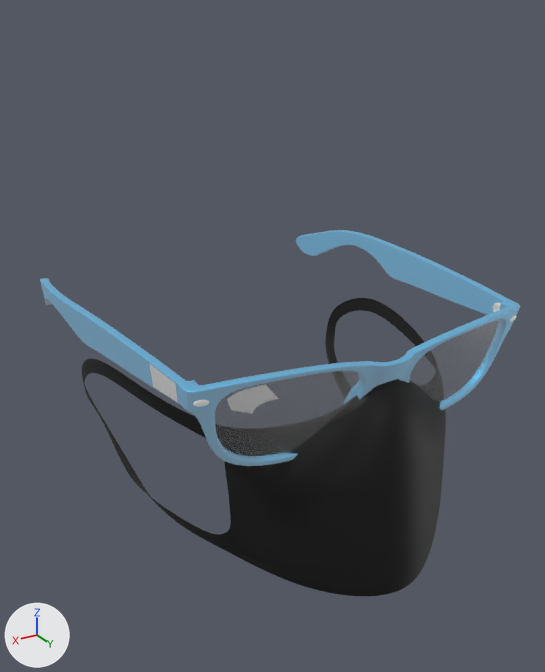
Two versions of the glTF model pocs/face-tracking-occlusion-brfv5/public/assets/models/mask.gltf, one commit apart.
Camera for both pictures: a camera (50 mm lens) standing at (137.0, 162.0, 105.0) and looking at (-5.0, -76.0, -14.0). The lights are fixed; the arrows at lower left show +X, +Y and +Z. Where no turn or scale is listed for an object, it has been applied to the vertices. Vertices at the same position are counted once.

In view in the first picture: 'Mask', 'bow_l_inner', 'bow_r_inner', 'bow_r_outer', 'front', 'front_inner', 'glass', 'logo_important'.
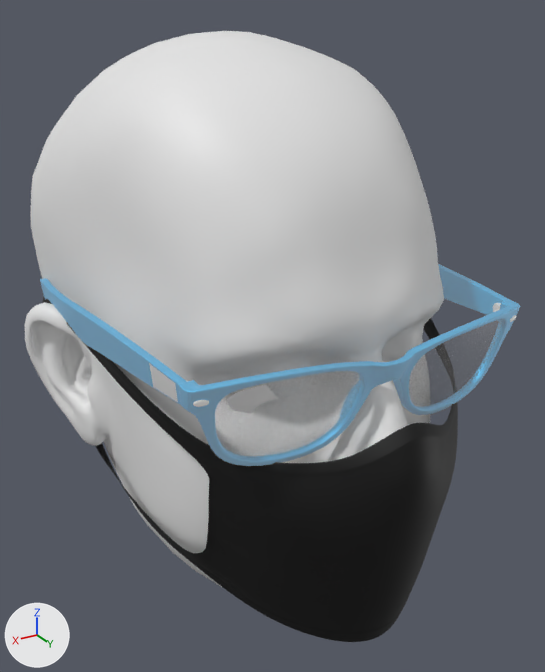
Boxes (x1, y1, x2, y2) around the edits, measured in the pictures (545 x 672 px):
'occlusion_mesh', added
    after: (25, 31, 444, 587)
'Mask', reshaped
    before: (82, 298, 446, 596)
    after: (42, 297, 458, 642)
'bow_l_inner', unchanged, covered by the edit
    before: (296, 230, 510, 315)
    after: (438, 264, 510, 315)

The edits, one by one:
Material 'occlusion_head_skin' (mat_occlusion_head_skin) is new.
Its base color is (0.8, 0.8, 0.8) (white #e7e7e7).
me_plane_lambert1_0_001 has 24663 vertices, 48384 faces and spans x -62.5..62.5, y -115.5..15.5, z -70.2..1.7.
me_plane_lambert1_0_001 is used by ob_mask; location (0.0, 0.0, 0.0).
me_plane_lambert1_0_001 part 1: the whole mesh is multiplied about its middle by the matrix ((1.125, 0.0, 0.0), (0.0, 1.186, 0.363), (0.0, -0.363, 1.186)), then moved by (0.0, -8.5, 1.9).
Mesh me_occlusion_mesh is new.
It has 5541 vertices, 11028 faces and spans x -82.0..81.0, y -186.0..19.0, z -108.0..99.0.
It uses material mat_occlusion_head_skin (white #e7e7e7).
Object 'occlusion_mesh' (ob_occlusion_mesh) is new; it shows me_occlusion_mesh.
Its location is (0.0, 0.0, 0.0).
